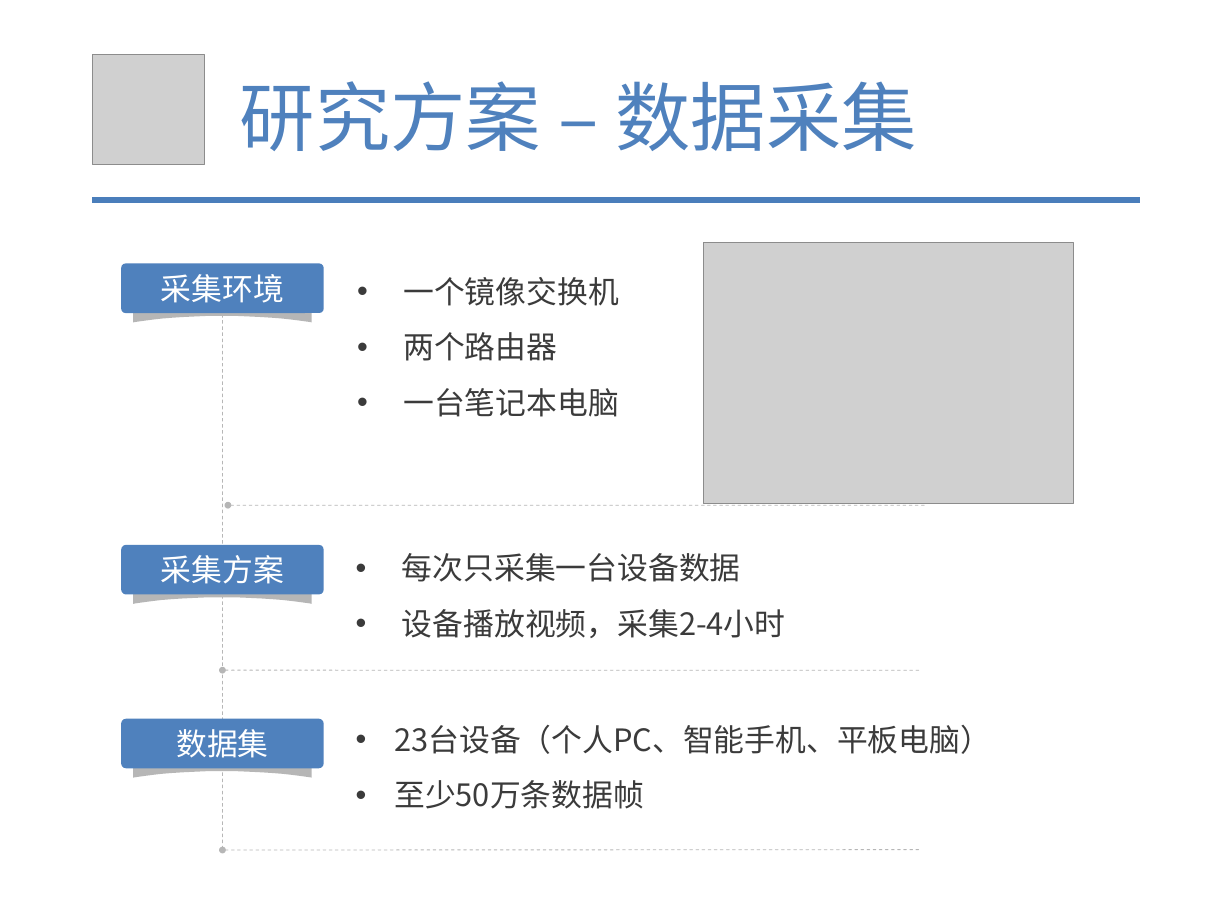
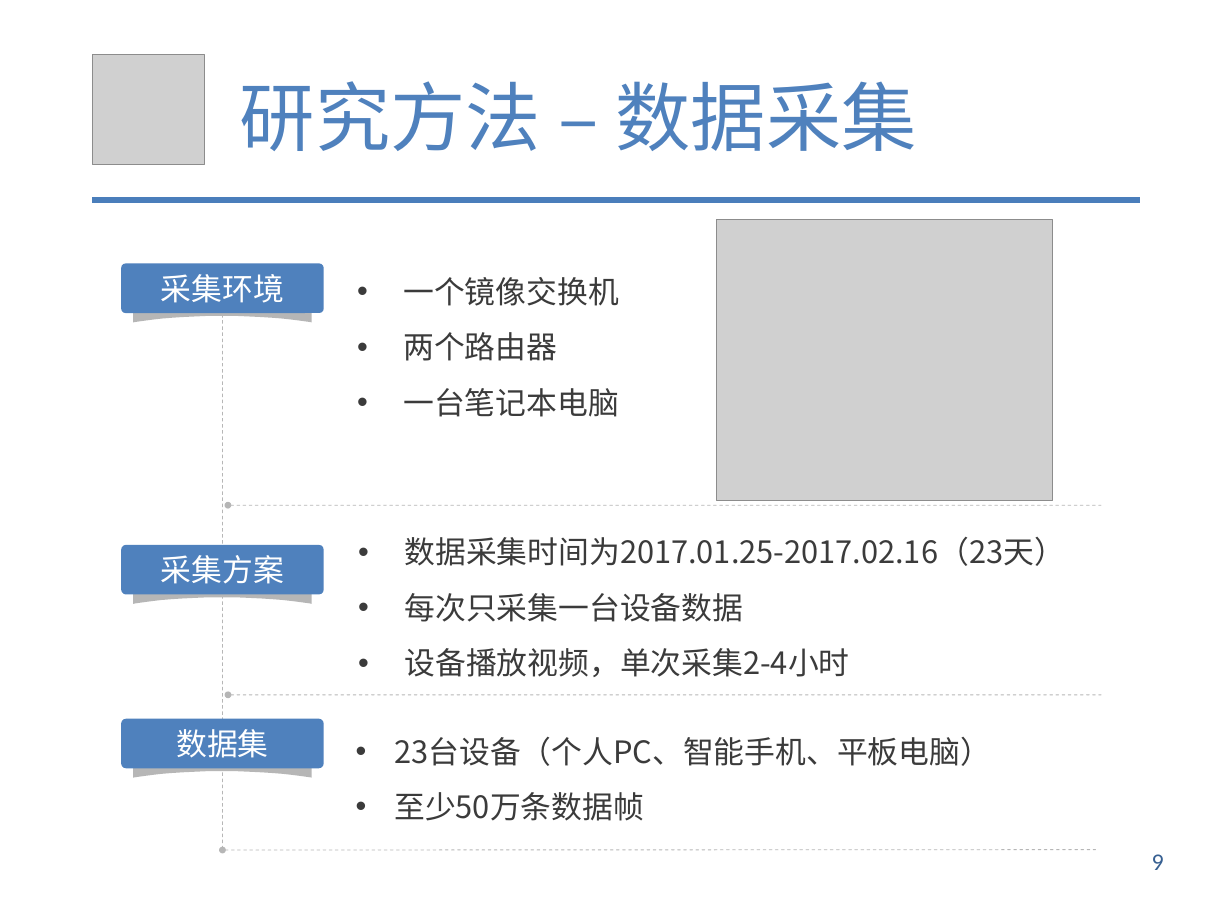
Before and after one commit to tianwen2017111/graduate_git, a slide deck: slide 9 of 余天文-硕5033班.pptx (slide 10 before the commit). Drawn at 1232x924 pixels with LibreOffice and Linux fonts; fonts in the diff are those of the drawing; grey boxes stand for pictures. Boxes give left, top, right and bottom in pixels: in the first picture for what was removed or moved away, otherwise in the second. Text is boxed around its words. In the diff, an @@ line names an element or a change of style, - is before the commit and + after.

```diff
--- a/余天文-硕5033班.pptx
+++ b/余天文-硕5033班.pptx
@@ text at [240, 81, 917, 151]: text changed @@
-研究方案 – 数据采集
+研究方法 – 数据采集
@@ picture: place and size @@
-picture at [703, 243, 1073, 504]
+picture at [717, 219, 1053, 500]
@@ arrow moved from (228, 505) - (925, 505) to (228, 505) - (1101, 505) @@
@@ text "数据采集时间为2017.01.25-2017.02.16（23天）": place and size @@
-text "数据采集时间为2017.01.25-2017.02.16（23天）" at [402, 553, 786, 638]
+text "数据采集时间为2017.01.25-2017.02.16（23天）" at [404, 537, 1065, 677]
@@ text at [404, 537, 1065, 566]: paragraph added @@
+• 数据采集时间为2017.01.25-2017.02.16（23天）
@@ text at [404, 648, 849, 677]: text changed @@
-• 设备播放视频，采集2-4小时
+• 设备播放视频，单次采集2-4小时
@@ arrow moved from (223, 670) - (920, 670) to (228, 695) - (1101, 695) @@
@@ text "23台设备（个人PC、智能手机、平板电脑）": place and size @@
-text "23台设备（个人PC、智能手机、平板电脑）" at [394, 725, 991, 809]
+text "23台设备（个人PC、智能手机、平板电脑）" at [394, 737, 991, 821]
@@ arrow moved from (223, 850) - (920, 850) to (223, 850) - (1095, 850) @@
@@ text added at [1152, 854, 1164, 870], 14 pt, text #376092 @@
+9
```
Also in this commit, not shown: 30 other slides changed, 4 slides added, 1 slide removed, 49 other files.
